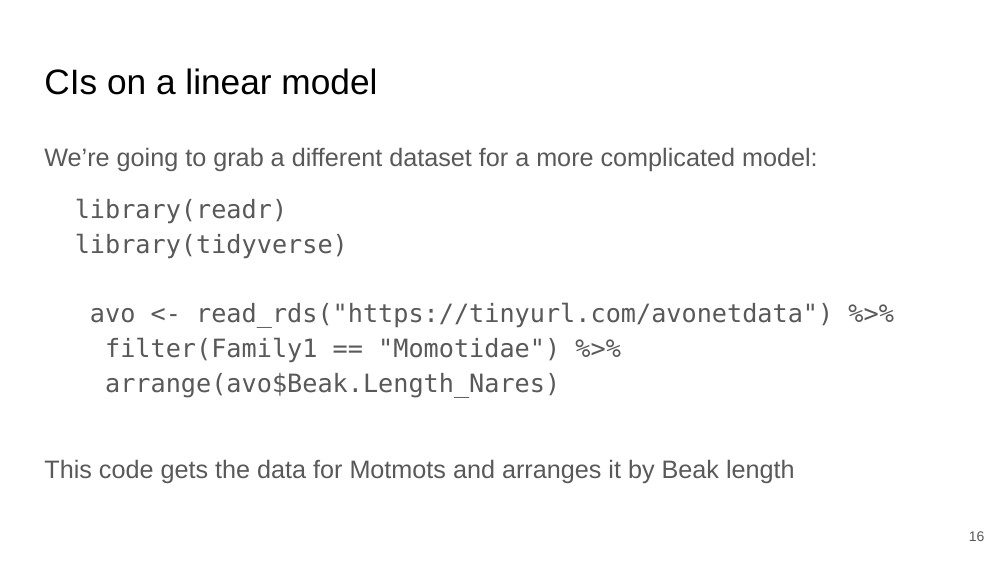
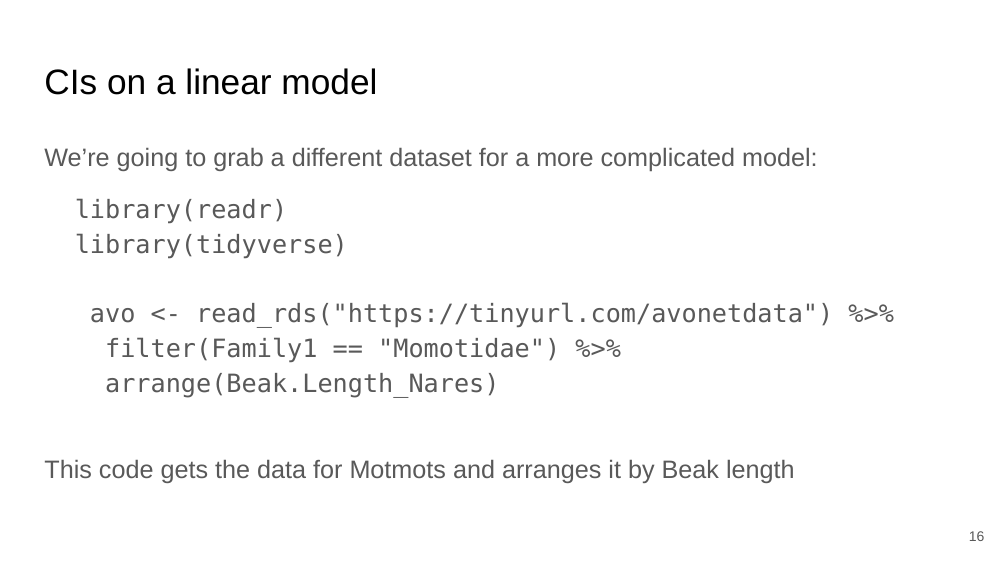
Before and after one commit to bmaitner/biometry_course, a slide deck: slide 16 of lectures/Lecture_19_confidence_limits.pptx. Drawn at 1008x567 pixels with LibreOffice and Linux fonts; fonts in the diff are those of the drawing. Boxes give left, top, right and bottom in pixels: in the first picture for what was removed or moved away, otherwise in the second. Text is boxed around its words. In the diff, an @@ line names an element or a change of style, - is before the commit and + after.

```diff
--- a/lectures/Lecture_19_confidence_limits.pptx
+++ b/lectures/Lecture_19_confidence_limits.pptx
@@ text at box(105, 373, 499, 398): text changed @@
-arrange(avo$Beak.Length_Nares)
+arrange(Beak.Length_Nares)
```
Also in this commit, not shown: 1 other slide changed, 2 other files.
